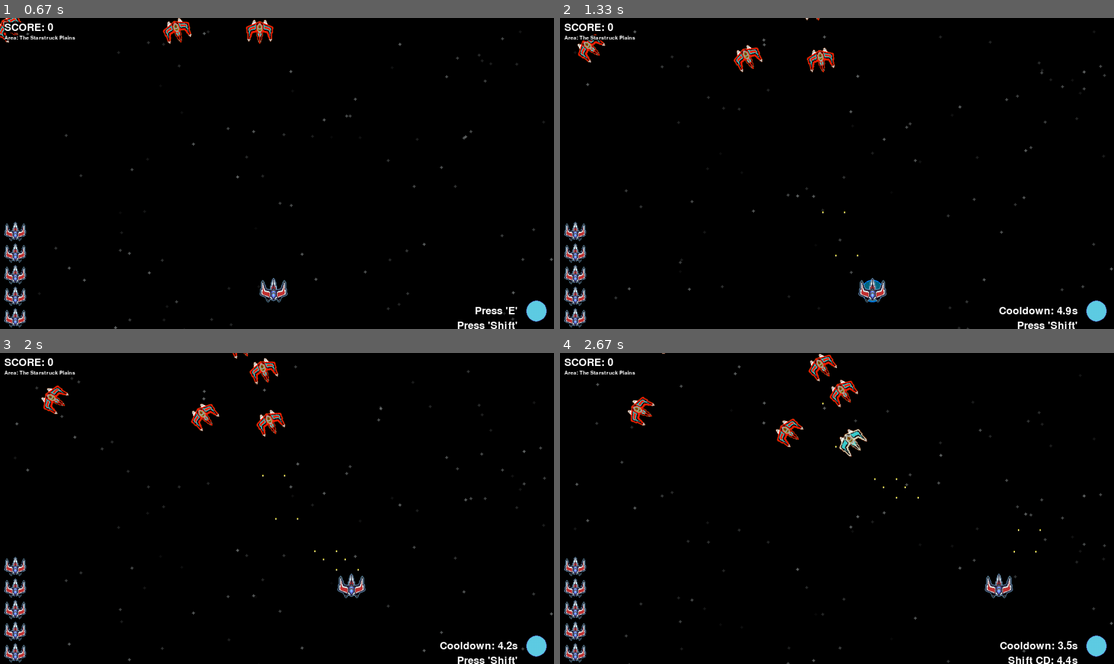
Above: before the commit, frames 1-4 (two rows, left to right).
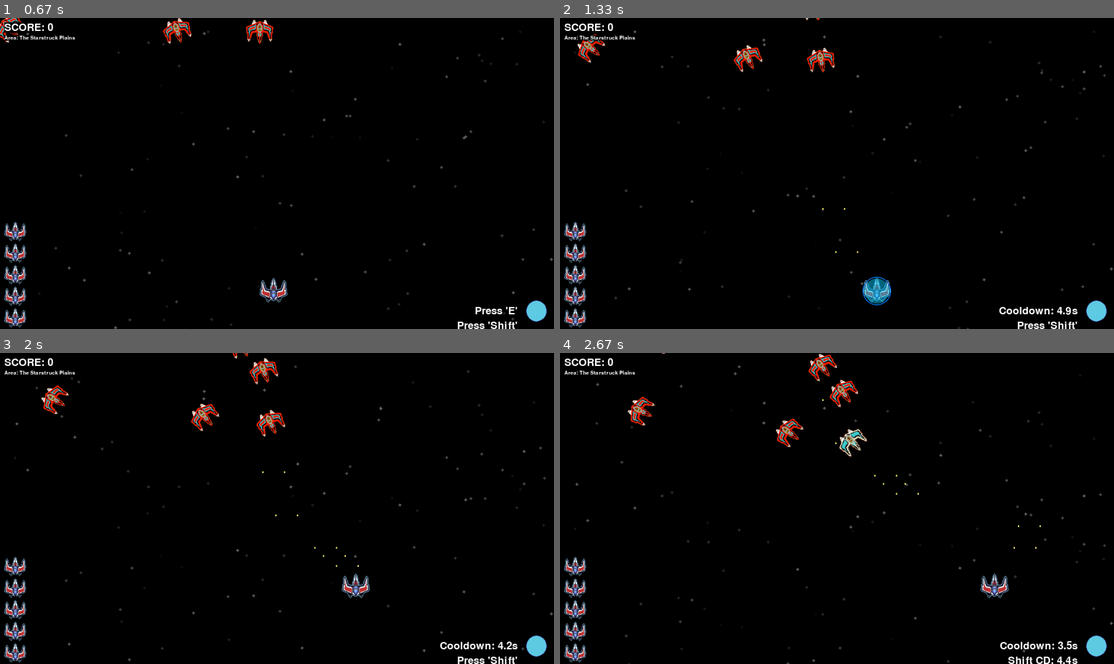
Above: after the commit, the same moments.

Repository: woelffer/gamedemo
Game: pygame game, started from pygamedemo.py
The game is run twice, just before and just after one commit, with the same random seed, the same clock (stepped at 60 frames per second) and the same inputs.
Inputs:
- Up to frame 1 (0.67 s): tap Enter at 0.33 s
- Up to frame 2 (1.33 s): tap Space at 0.67, 1.07 s; hold D from 1 s (still down); tap E at 1.15 s
- Up to frame 3 (2 s): tap Space at 1.37, 1.57, 1.9 s; release D at 1.47 s; hold W 1.5-1.8 s; hold D from 1.83 s (still down); tap Shift at 1.98 s
- Up to frame 4 (2.67 s): tap Space at 2.2, 2.4 s; release D at 2.3 s; hold A from 2.33 s (still down); tap E at 2.48 s

Frame 1 is identical in both runs. In frame 2, 0.4% of the frame differs, in the area x 47-60%, y 61-93%; in frame 3, 0.4%; in frame 4, 0.4%.

Commit message:
Made changes to Main loop structure including bracketed commets for Event Handling section, Update/Draws, and Initialize. Attempted to move the star/bullet draw/updates to just being drawn in one step before each frame refresh for performance issues. No notable change.

Diff:
--- a/pygamedemo.py
+++ b/pygamedemo.py
@@ -45,7 +45,7 @@
 #Initialize HUD
 HUD_model = HUD.HUD()
 
-#Initialize Player
+#Initialize Player, Lives, Enemy class objects
 player_model = Player.Player()
 enemies = [Enemy.Enemy(0, 0), Enemy.Enemy(400, 0), Enemy.Enemy(600, 0)]  # List of enemies
 lives_model = Lives.Lives()
@@ -123,6 +123,9 @@
 
 
 while running:
+    ###
+    ### Time settings and clock setup/ clear screen each frame
+    ###
     #Use Delta Time: Implement delta time for frame-independent movement.
     dt = clock.tick(60) / 1000.0
 
@@ -133,32 +136,9 @@
     screen.fill((0,0,0))
 
 
-    #Update and draw the player's circle
-    player_model.update_circle(dt)
-    player_model.draw_circle(screen)
-
-    # Update and draw stars
-    for star in stars:
-        star.move(dt)
-        star.draw(screen)
-
-    #Draw Players
-    screen.blit(player_model.player_img, (player_model.pos_x, player_model.pos_y))
-
-    #Draw HUD calls below
-    HUD_model.draw_abilities(screen, player_model)
-    HUD_model.draw_lives(screen, player_model.lives)
-
-    #screen.blit(enemy_model.enemy_img, (enemy_model.pos_x, enemy_model.pos_y))
-
-    #Draw Player lives
-    #lives_model.draw(screen)
-
-
-    #Update and draw bullets
-    for bullet in bullets:
-        bullet.move(dt)
-        screen.blit(bullet.bullet_img, (bullet.pos_x, bullet.pos_y))
+    ###
+    ### Event handling and what have you
+    ###
 
     for event in pygame.event.get():
         if event.type == pygame.QUIT:
@@ -237,6 +217,20 @@
                 if not enemy.is_alive():
                     enemies_to_remove.add(enemy)
 
+
+    #####
+    ##### Update/Draw calls each frame below
+    #####
+
+    #Player update/draw calls
+    screen.blit(player_model.player_img, (player_model.pos_x, player_model.pos_y))
+    player_model.update_circle(dt)
+    player_model.draw_circle(screen)
+
+    #HUD update/ draw calls
+    HUD_model.draw_abilities(screen, player_model)
+    HUD_model.draw_lives(screen, player_model.lives)
+
     # Remove marked enemies and bullets
     for enemy in enemies_to_remove:
         enemy.play_sound()
@@ -244,12 +238,17 @@
         enemies.remove(enemy)
         HUD_model.update_score()
 
-
+    #Update and draw stars
+    for star in stars:
+        star.move(dt)
+        star.draw(screen)
 
     for bullet in bullets_to_remove:
         bullets.remove(bullet)
 
-
+    for bullet in bullets:
+        bullet.move(dt)
+        screen.blit(bullet.bullet_img, (bullet.pos_x, bullet.pos_y))
 
     # Move and update enemies/lives/bullets/score
     for enemy in enemies:
@@ -259,8 +258,6 @@
         #enemy.draw_collision_rect(screen)
 
     player_model.update(dt)
-
-    #lives_model.draw(screen)
 
     #draw the score and level name from HUD class
     screen.blit(HUD_model.draw_score(screen), HUD_model.score_rect_pos)
